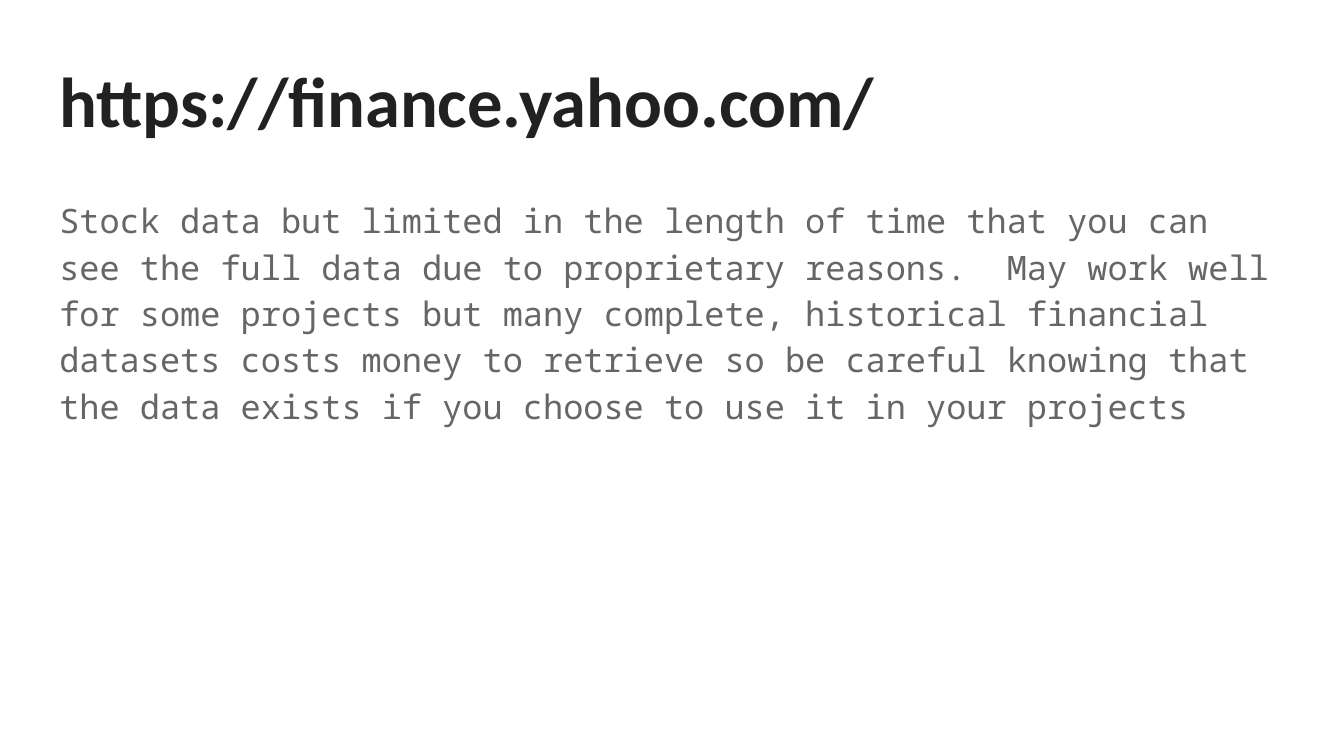
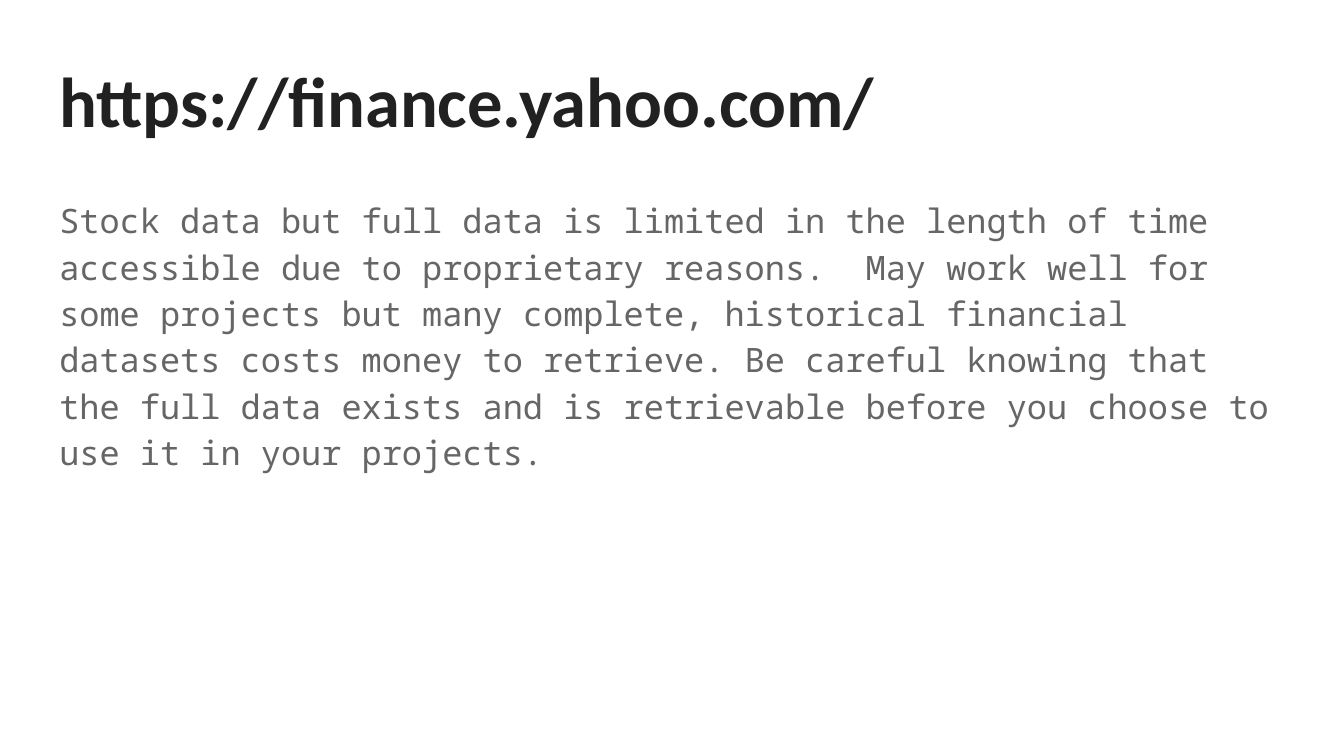
Before and after one commit to NolanSmithSolutions/Course, a slide deck: slide 7 of WebScraping/Data Sources.pptx. Drawn at 1344x756 pixels with LibreOffice and Linux fonts; fonts in the diff are those of the drawing. Boxes give left, top, right and bottom in pixels: in the first picture for what was removed or moved away, otherwise in the second. Text is boxed around its words. In the diff, an @@ line names an element or a change of style, - is before the commit and + after.

```diff
--- a/WebScraping/Data Sources.pptx
+++ b/WebScraping/Data Sources.pptx
@@ text at <box>59,207,1269,473</box>: text changed @@
-Stock data but limited in the length of time that you can see the full data due to proprietary reasons. May work well for some projects but many complete, historical financial datasets costs money to retrieve so be careful knowing that the data exists if you choose to use it in your projects
+Stock data but full data is limited in the length of time accessible due to proprietary reasons. May work well for some projects but many complete, historical financial datasets costs money to retrieve. Be careful knowing that the full data exists and is retrievable before you choose to use it in your projects.
```
Also in this commit, not shown: 4 other files.
